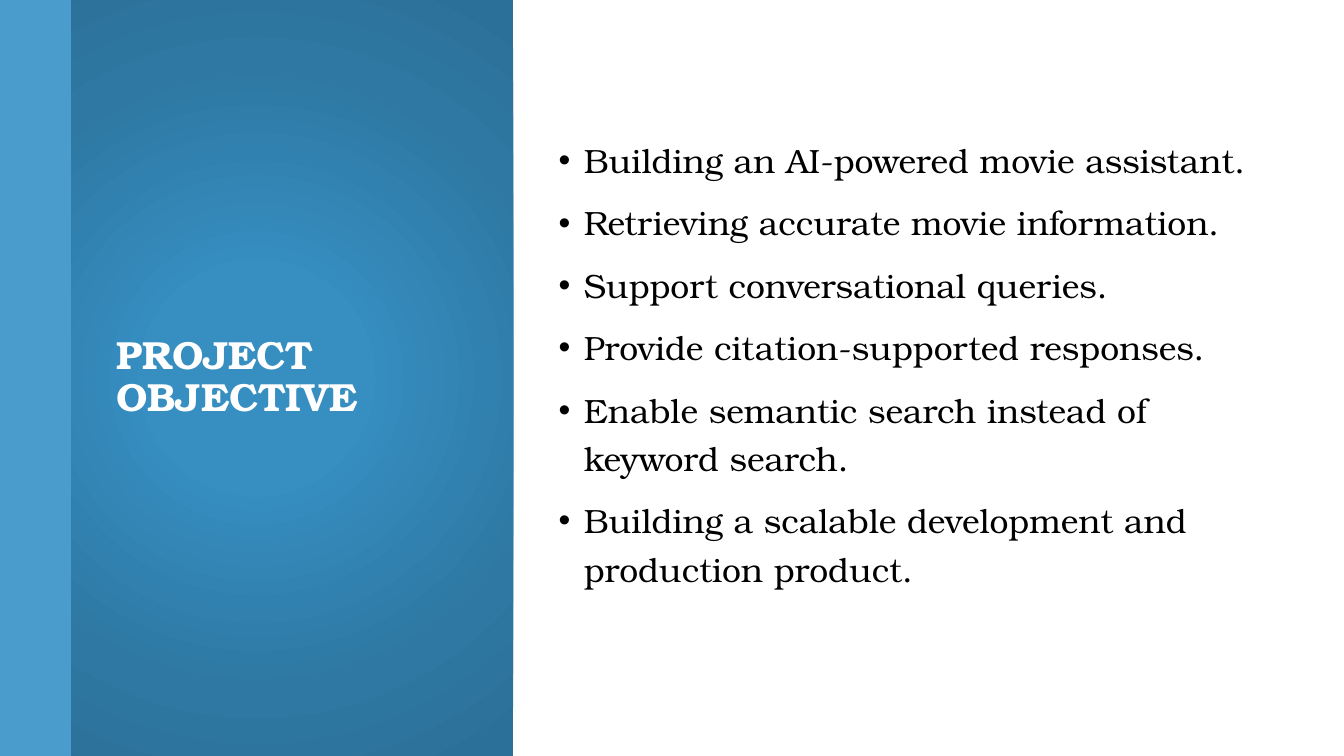
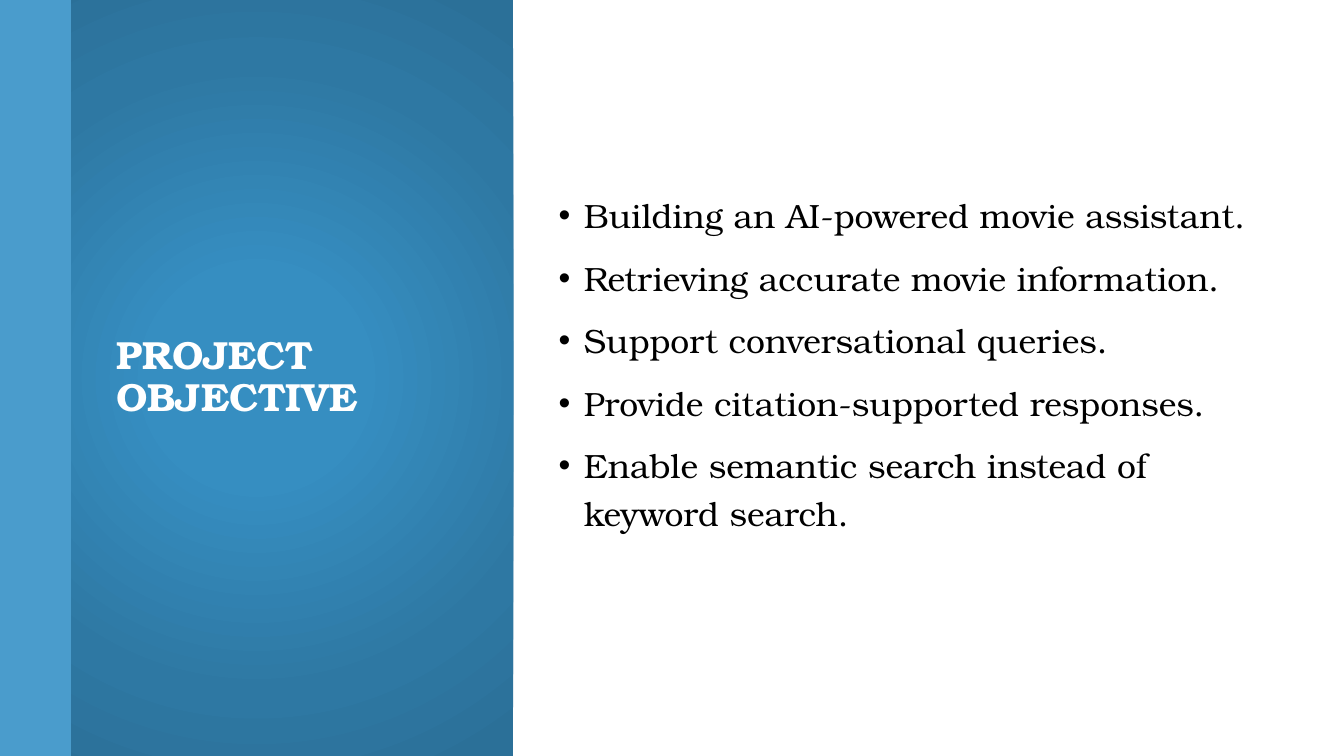
Before and after one commit to ramkrishnayprk/patriots, a slide deck: slide 5 of documentation/Presentation-IMDB_RAG-Model.pptx. Drawn at 1344x756 pixels with LibreOffice and Linux fonts; fonts in the diff are those of the drawing. Boxes give left, top, right and bottom in pixels: in the first picture for what was removed or moved away, otherwise in the second. Text is boxed around its words. In the diff, an @@ line names an element or a change of style, - is before the commit and + after.

```diff
--- a/documentation/Presentation-IMDB_RAG-Model.pptx
+++ b/documentation/Presentation-IMDB_RAG-Model.pptx
@@ text at box(584, 509, 1187, 590): paragraph removed @@
-• Building a scalable development and production product.
```
Also in this commit, not shown: 2 other slides changed, 3 slides added.
